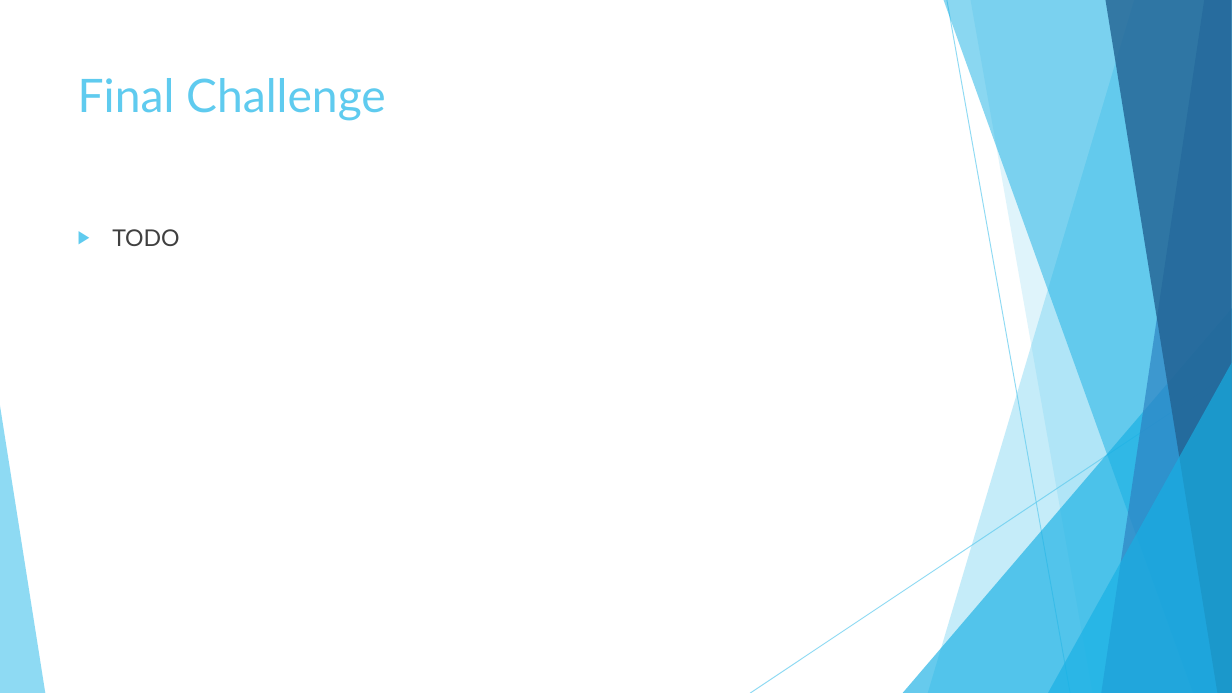
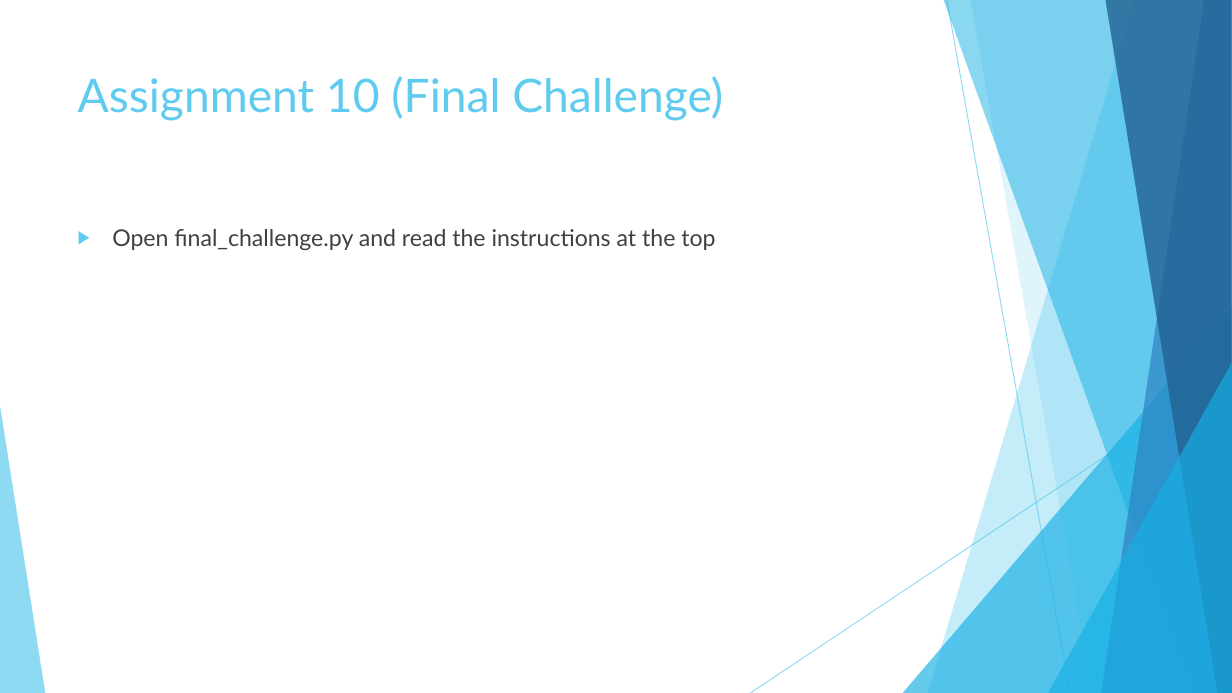
Before and after one commit to BradburyThompson/dash, a slide deck: slide 34 of Amgen_Dash_Slides.pptx (slide 29 before the commit). Drawn at 1232x693 pixels with LibreOffice and Linux fonts; fonts in the diff are those of the drawing. Boxes give left, top, right and bottom in pixels: in the first picture for what was removed or moved away, otherwise in the second. Text is boxed around its words. In the diff, an @@ line names an element or a change of style, - is before the commit and + after.

```diff
--- a/Amgen_Dash_Slides.pptx
+++ b/Amgen_Dash_Slides.pptx
@@ title at (x1=78, y1=76, x2=723, y2=121): text changed @@
-Final Challenge
+Assignment 10 (Final Challenge)
@@ text at (x1=112, y1=229, x2=715, y2=250): text changed @@
-▶ TODO
+▶ Open final_challenge.py and read the instructions at the top
```
Also in this commit, not shown: 9 other slides changed, 4 slides added.
